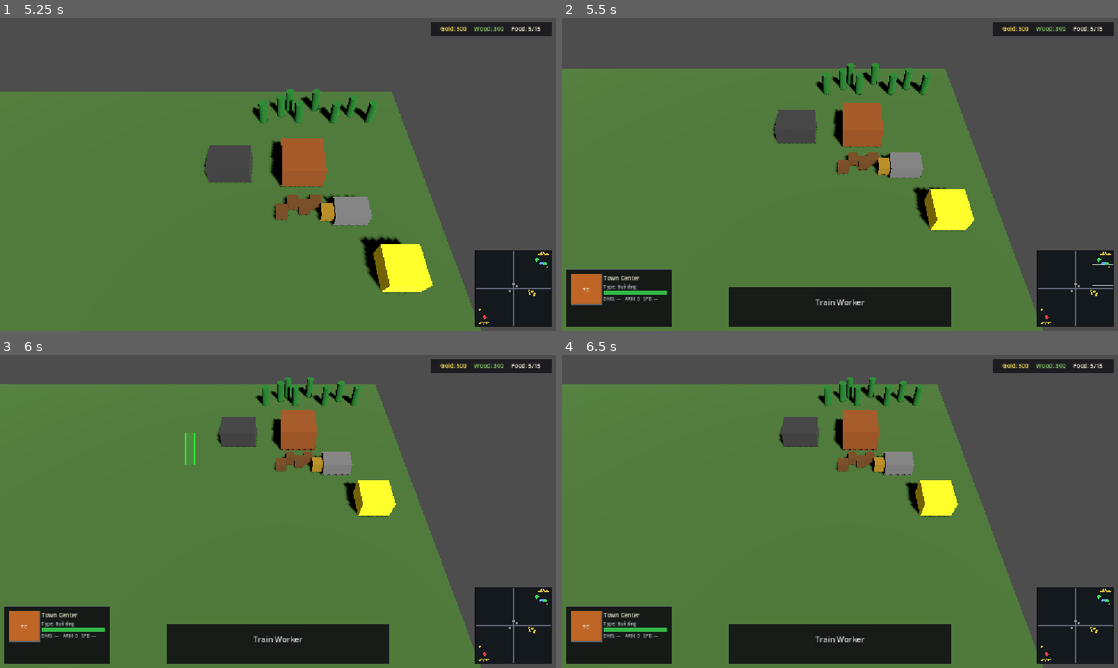
Above: before the commit, frames 1-4 (two rows, left to right).
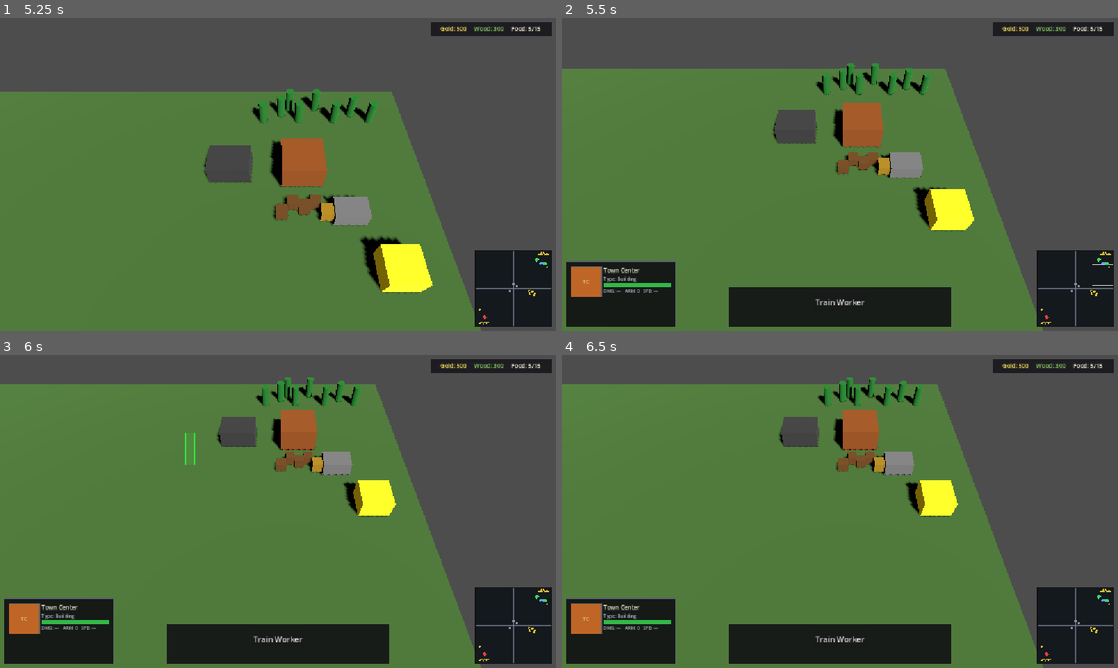
Above: after the commit, the same moments.

Repository: nplvkntx/endless-battle
Game: Godot game, scene res://scenes/main.tscn
The game is run twice, just before and just after one commit, with the same random seed, the same clock (stepped at 60 frames per second) and the same inputs.
Inputs (mouse positions are in pixels of both pictures, inside the frame that each line leads up to):
- Up to frame 1 (5.25 s): tap Enter at 0.5, 2.75 s; move the mouse to (400, 158) at 0.52 s; hold Right (ui_right) 0.53-1.25 s; tap B at 0.6 s; click (400, 158) at 0.67 s; drag from (166, 190) to (250, 237) at 1.27 s; tap Space at 2 s; move the mouse to (333, 105) at 2.02 s; hold Right (ui_right) 2.03-2.75 s; tap T at 2.1 s; drag from (250, 237) to (111, 127) at 2.77 s; move the mouse to (444, 221) at 3.52 s; hold Left (ui_left) 3.53-4.25 s; tap C at 3.6 s; drag from (111, 127) to (194, 96) at 4.27 s; move the mouse to (305, 174) at 5.02 s; hold Down (ui_down) from 5.03 s (still down); tap E at 5.1 s; click (305, 174) at 5.17 s
- Up to frame 2 (5.5 s): keep holding Down (ui_down)
- Up to frame 3 (6 s): release Down (ui_down) at 5.75 s; drag from (194, 433) to (166, 527) at 5.77 s
- Up to frame 4 (6.5 s): no input

Frame 1 is identical in both runs. In frame 2, 1.5% of the frame differs, in the area x 0-21%, y 77-99%; in frame 3, 1.5%; in frame 4, 1.5%.

Commit message:
Recover HUD parser errors

Diff:
--- a/scenes/ui/hud.tscn
+++ b/scenes/ui/hud.tscn
@@ -85,6 +85,18 @@
 
 [sub_resource type="StyleBoxFlat" id="StyleBoxFlat_mana_fill"]
 bg_color = Color(0.25, 0.45, 0.95, 1)
+
+[sub_resource type="StyleBoxFlat" id="StyleBoxFlat_xp_bg"]
+bg_color = Color(0.12, 0.12, 0.14, 1)
+
+[sub_resource type="StyleBoxFlat" id="StyleBoxFlat_xp_fill"]
+bg_color = Color(0.82, 0.68, 0.18, 1)
+
+[sub_resource type="StyleBoxFlat" id="StyleBoxFlat_build_bg"]
+bg_color = Color(0.12, 0.12, 0.14, 1)
+
+[sub_resource type="StyleBoxFlat" id="StyleBoxFlat_build_fill"]
+bg_color = Color(0.72, 0.58, 0.22, 1)
 
 [sub_resource type="StyleBoxFlat" id="StyleBoxFlat_command_button"]
 bg_color = Color(0.1, 0.1, 0.12, 1)
@@ -162,11 +174,11 @@
 anchor_top = 1.0
 anchor_bottom = 1.0
 offset_left = 8.0
-offset_top = -128.0
-offset_right = 228.0
+offset_top = -144.0
+offset_right = 236.0
 offset_bottom = -8.0
 grow_vertical = 0
-custom_minimum_size = Vector2(220, 120)
+custom_minimum_size = Vector2(228, 136)
 mouse_filter = 2
 theme_override_styles/panel = SubResource("StyleBoxFlat_unit_panel")
 script = ExtResource("4_selection_info_panel")
@@ -201,6 +213,15 @@
 horizontal_alignment = 1
 vertical_alignment = 1
 
+[node name="MultiPortraitGrid" type="GridContainer" parent="UnitPanel/MarginContainer/HBoxContainer"]
+visible = false
+custom_minimum_size = Vector2(64, 64)
+layout_mode = 2
+size_flags_vertical = 0
+theme_override_constants/h_separation = 2
+theme_override_constants/v_separation = 2
+columns = 4
+
 [node name="InfoVBox" type="VBoxContainer" parent="UnitPanel/MarginContainer/HBoxContainer"]
 layout_mode = 2
 size_flags_horizontal = 3
@@ -223,6 +244,20 @@
 theme_override_colors/font_color = Color(0.75, 0.78, 0.82, 1)
 theme_override_font_sizes/font_size = 10
 text = "Type: Unit"
+
+[node name="TaskLabel" type="Label" parent="UnitPanel/MarginContainer/HBoxContainer/InfoVBox"]
+visible = false
+layout_mode = 2
+theme_override_colors/font_color = Color(0.75, 0.78, 0.82, 1)
+theme_override_font_sizes/font_size = 10
+text = "Task: Idle"
+
+[node name="CarryLabel" type="Label" parent="UnitPanel/MarginContainer/HBoxContainer/InfoVBox"]
+visible = false
+layout_mode = 2
+theme_override_colors/font_color = Color(0.85, 0.78, 0.45, 1)
+theme_override_font_sizes/font_size = 10
+text = "Carrying: 0 Gold"
 
 [node name="HPBar" type="ProgressBar" parent="UnitPanel/MarginContainer/HBoxContainer/InfoVBox"]
 custom_minimum_size = Vector2(0, 8)
@@ -242,6 +277,26 @@
 theme_override_styles/background = SubResource("StyleBoxFlat_mana_bg")
 theme_override_styles/fill = SubResource("StyleBoxFlat_mana_fill")
 
+[node name="XPBar" type="ProgressBar" parent="UnitPanel/MarginContainer/HBoxContainer/InfoVBox"]
+visible = false
+custom_minimum_size = Vector2(0, 6)
+layout_mode = 2
+max_value = 100.0
+value = 0.0
+show_percentage = false
+theme_override_styles/background = SubResource("StyleBoxFlat_xp_bg")
+theme_override_styles/fill = SubResource("StyleBoxFlat_xp_fill")
+
+[node name="BuildProgressBar" type="ProgressBar" parent="UnitPanel/MarginContainer/HBoxContainer/InfoVBox"]
+visible = false
+custom_minimum_size = Vector2(0, 6)
+layout_mode = 2
+max_value = 100.0
+value = 0.0
+show_percentage = false
+theme_override_styles/background = SubResource("StyleBoxFlat_build_bg")
+theme_override_styles/fill = SubResource("StyleBoxFlat_build_fill")
+
 [node name="HealthLabel" type="Label" parent="UnitPanel/MarginContainer/HBoxContainer/InfoVBox"]
 visible = false
 layout_mode = 2
@@ -255,6 +310,13 @@
 theme_override_colors/font_color = Color(0.55, 0.75, 1, 1)
 theme_override_font_sizes/font_size = 10
 text = "Mana: 100 / 100"
+
+[node name="BuildingDetailLabel" type="Label" parent="UnitPanel/MarginContainer/HBoxContainer/InfoVBox"]
+visible = false
+layout_mode = 2
+theme_override_colors/font_color = Color(0.75, 0.78, 0.82, 1)
+theme_override_font_sizes/font_size = 9
+text = "Rally: Set"
 
 [node name="StatsRow" type="HBoxContainer" parent="UnitPanel/MarginContainer/HBoxContainer/InfoVBox"]
 layout_mode = 2
